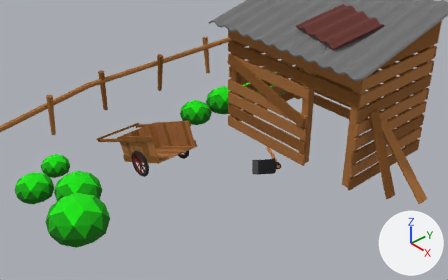
A saved change to the Blender file assets/3D/buildings/tool_shed.blend.
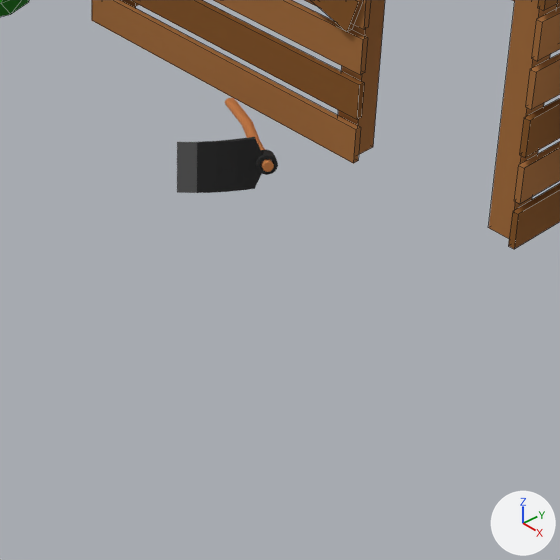
Each version appears first from a 50 mm lens placed at (4.297, -4.757, 3.883), pointed at (0.472, -1.379, 0.885), and next in a close-up on the part from 45% to 81% of the width and 43% to 100% of the height. Every picture has the same lights, and +X, +Y and +Z are marked at lower right. The first two pictures are the older version. The close-ups show mesh edges as thin lines.

Names of what the first close-up shows: 'Cube.005', 'Cube.008', 'besi.001', 'cangkul', 'depan', 'kanan' and 2 more.
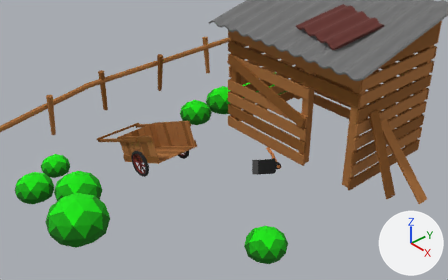
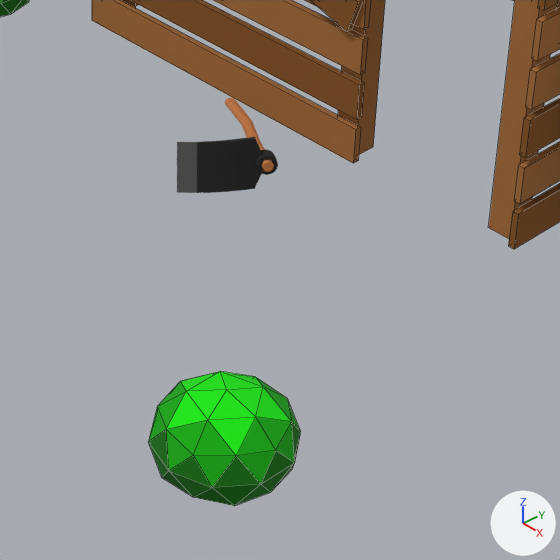
The edits, one by one:
Object 'Icosphere.008' (ob_icosphere_008) is new; it shows a copy of the mesh of ob_icosphere_003.
Its location is (1.104, -1.4, -0.067).
Its scale is (0.856, 0.856, 0.856).

Changed parts and their boxes (x1, y1, x2, y2) in the close-ups (560 x 560 px):
'Icosphere.008', added
    after: (148, 371, 301, 506)
    faces in mat_daun_2 (green #0ba900): (148, 377, 301, 487)
    faces in mat_daun_1 (green #0fe700): (167, 371, 292, 455)
    faces in mat_daun_3 (dark green #077200): (148, 422, 301, 506)
